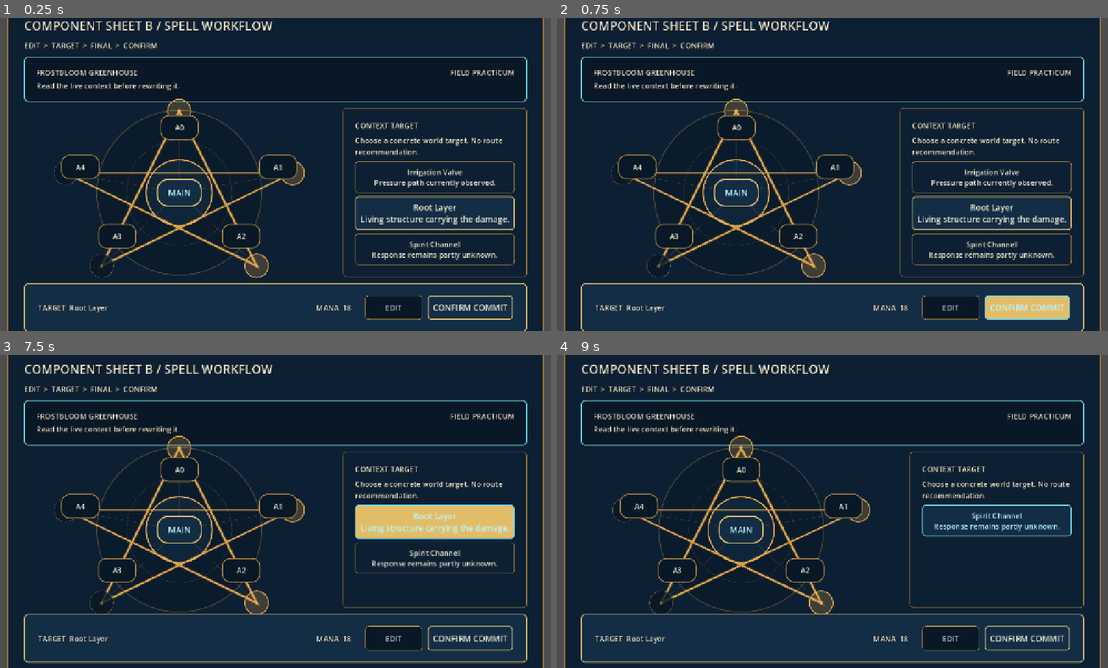
Above: before the commit, frames 1-4 (two rows, left to right).
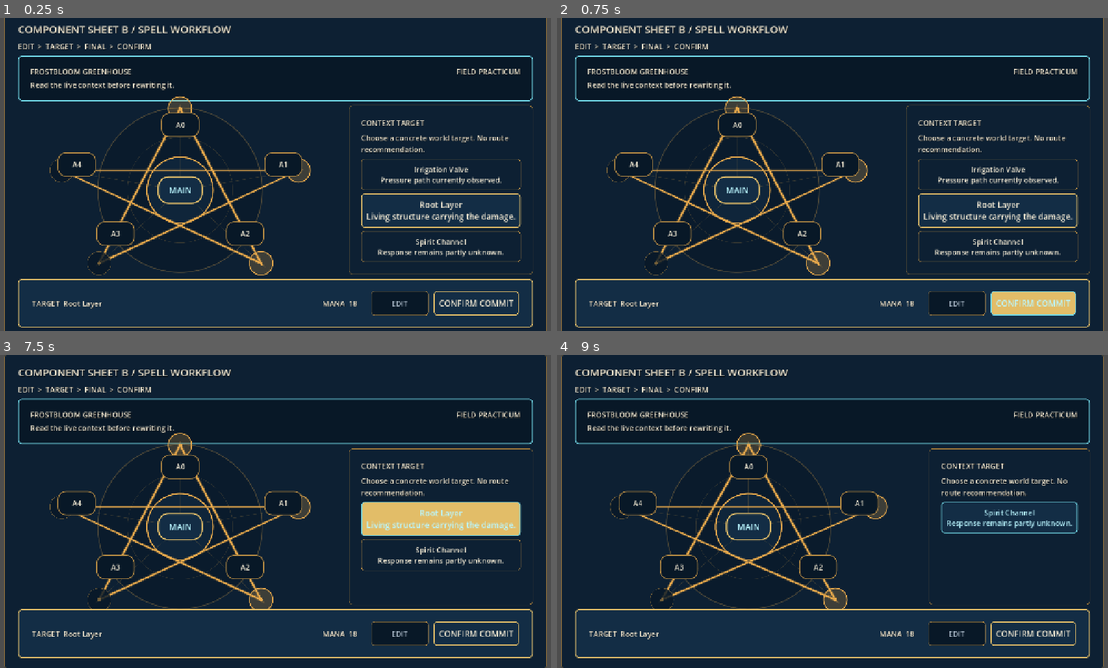
Above: after the commit, the same moments.

Repository: alsdmlals4-eng/GRIMOIRE-
Game: Godot game, scene res://src/ui/component_sheets/component_sheet_b_spell_workflow.tscn
Same seed, same stepped clock (60 frames per second), same inputs: the game is played once before the commit and once after it. This scene is started directly instead of the project's main scene.
Inputs:
- Up to frame 1 (0.25 s): no input
- Up to frame 2 (0.75 s): click "CONFIRM COMMIT" at 0.5 s
- Up to frame 3 (7.5 s): click "CONFIRM COMMIT" at 1.25 s; click "MAIN" at 2 s; click "A0" at 2.75 s; click "A1" at 3.5 s; click "A2" at 4.25 s; click "A3" at 5 s; click "A4" at 5.75 s; click "Irrigation Valve Pressure pat…" at 6.5 s; click "Root Layer Living structure c…" at 7.25 s
- Up to frame 4 (9 s): click "Root Layer Living structure c…" at 8 s; click "Spirit Channel Response remai…" at 8.75 s

The runs differ from the first frame. In frame 1, 18% of the frame differs, in the area x 0-100%, y 0-100%; in frame 2, 18%; in frame 3, 18%; in frame 4, 17%.
Error in both runs: Attempted to free a locked object (calling or emitting). (res://src/ui/components/context_target_selector.gd:31)

Commit message:
fix(ui): compact spell workflow sheet at 1280x720

Diff:
--- a/src/ui/component_sheets/component_sheet_b_spell_workflow.tscn
+++ b/src/ui/component_sheets/component_sheet_b_spell_workflow.tscn
@@ -20,28 +20,28 @@
 anchors_preset = 15
 anchor_right = 1.0
 anchor_bottom = 1.0
-offset_left = 24.0
-offset_top = 24.0
-offset_right = -24.0
-offset_bottom = -24.0
+offset_left = 16.0
+offset_top = 16.0
+offset_right = -16.0
+offset_bottom = -16.0
 grow_horizontal = 2
 grow_vertical = 2
 theme_type_variation = &"AcademyPanel"
 
 [node name="Margin" type="MarginContainer" parent="Frame"]
 layout_mode = 2
-theme_override_constants/margin_left = 24
-theme_override_constants/margin_top = 20
-theme_override_constants/margin_right = 24
-theme_override_constants/margin_bottom = 20
+theme_override_constants/margin_left = 18
+theme_override_constants/margin_top = 12
+theme_override_constants/margin_right = 18
+theme_override_constants/margin_bottom = 12
 
 [node name="Content" type="VBoxContainer" parent="Frame/Margin"]
 layout_mode = 2
-theme_override_constants/separation = 14
+theme_override_constants/separation = 10
 
 [node name="Title" type="Label" parent="Frame/Margin/Content"]
 layout_mode = 2
-theme_override_font_sizes/font_size = 28
+theme_override_font_sizes/font_size = 24
 text = "COMPONENT SHEET B / SPELL WORKFLOW"
 
 [node name="StateSequence" type="HBoxContainer" parent="Frame/Margin/Content"]
@@ -83,7 +83,7 @@
 [node name="Body" type="HBoxContainer" parent="Frame/Margin/Content"]
 layout_mode = 2
 size_flags_vertical = 3
-theme_override_constants/separation = 20
+theme_override_constants/separation = 16
 
 [node name="Composer" parent="Frame/Margin/Content/Body" instance=ExtResource("3")]
 layout_mode = 2
@@ -91,7 +91,7 @@
 size_flags_vertical = 3
 
 [node name="TargetSelector" parent="Frame/Margin/Content/Body" instance=ExtResource("4")]
-custom_minimum_size = Vector2(400, 0)
+custom_minimum_size = Vector2(360, 0)
 layout_mode = 2
 size_flags_vertical = 3
 
